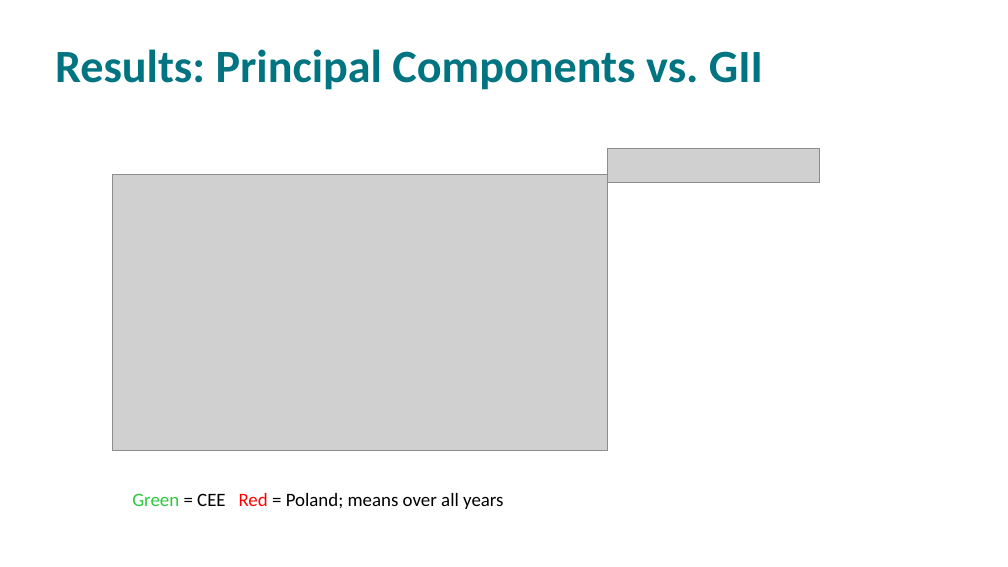
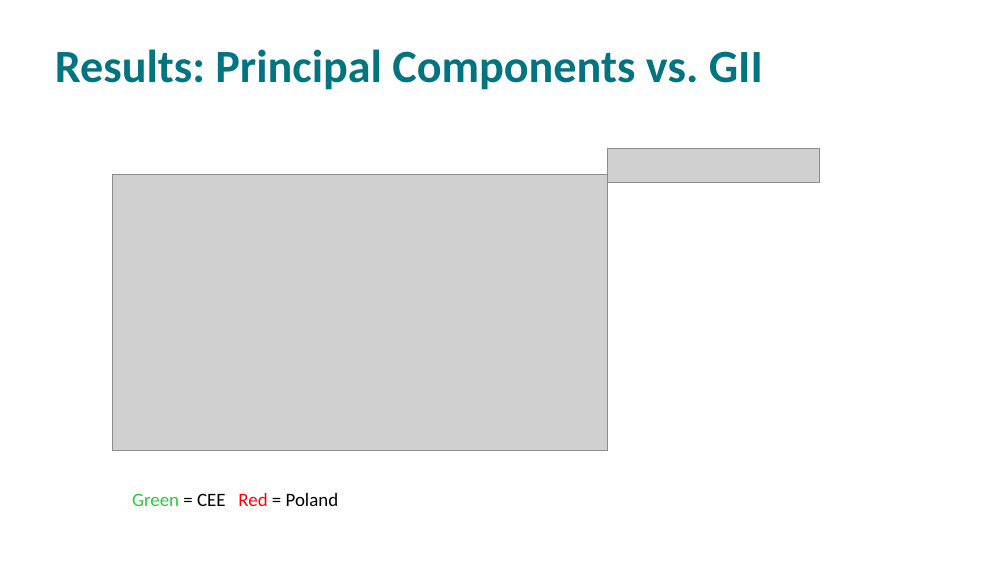
Before and after one commit to hegerty/Collaborations, a slide deck: slide 12 of WERI_Presentation_2025_Hegerty.pptx. Drawn at 1008x567 pixels with LibreOffice and Linux fonts; fonts in the diff are those of the drawing; grey boxes stand for pictures. Boxes give left, top, right and bottom in pixels: in the first picture for what was removed or moved away, otherwise in the second. Text is boxed around its words. In the diff, an @@ line names an element or a change of style, - is before the commit and + after.

```diff
--- a/WERI_Presentation_2025_Hegerty.pptx
+++ b/WERI_Presentation_2025_Hegerty.pptx
@@ text at <box>132,493,339,506</box>: text changed @@
-Green = CEE Red = Poland; means over all years
+Green = CEE Red = Poland
```
Also in this commit, not shown: 17 other slides changed, 2 slides added, 2 slides removed.
